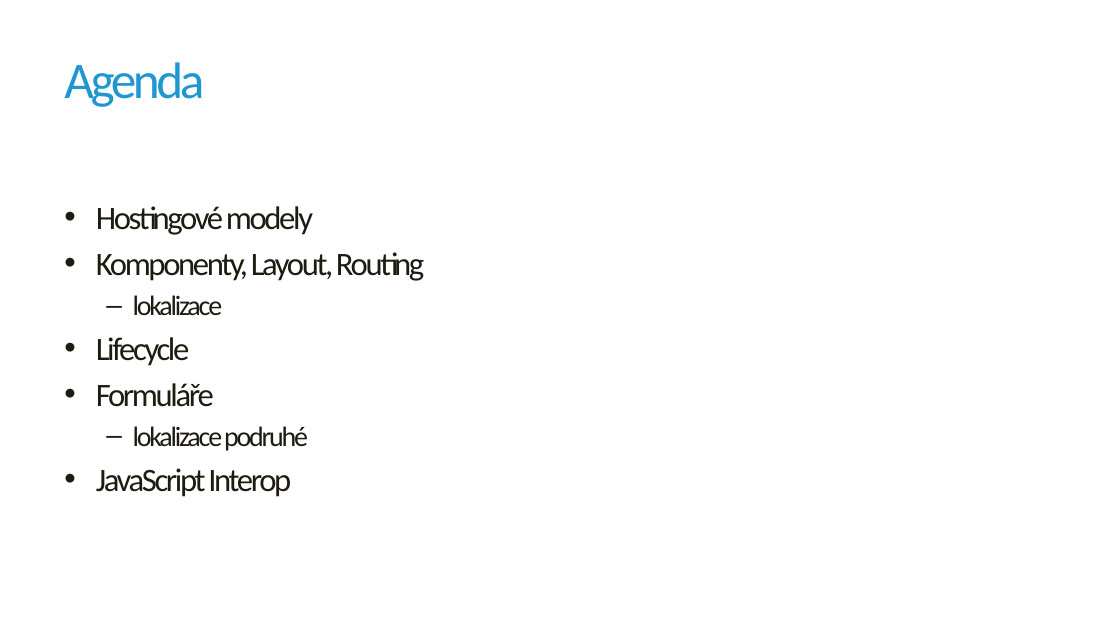
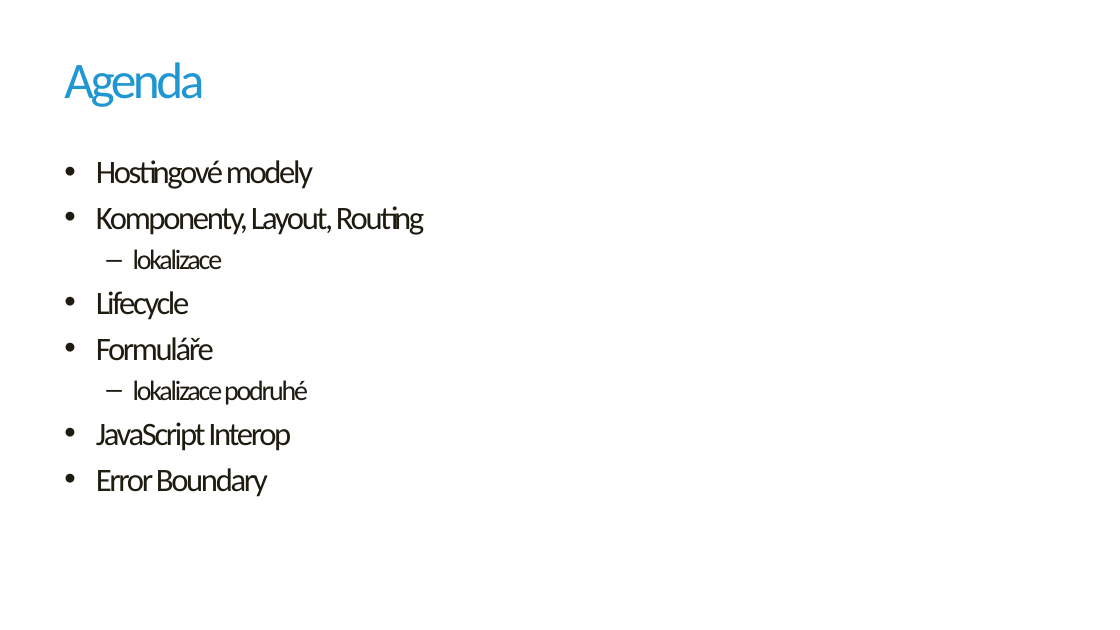
Before and after one commit to jirikanda/BlazorDemos, a slide deck: slide 2 of Presentation/2021-10-20/00 - Intro.pptx. Drawn at 1120x630 pixels with LibreOffice and Linux fonts; fonts in the diff are those of the drawing; background and template pictures are left out. Boxes give left, top, right and bottom in pixels: in the first picture for what was removed or moved away, otherwise in the second. Text is boxed around its words. In the diff, an @@ line names an element or a change of style, - is before the commit and + after.

```diff
--- a/Presentation/2021-10-20/00 - Intro.pptx
+++ b/Presentation/2021-10-20/00 - Intro.pptx
@@ text at (96,468,268,497): paragraph added @@
+• Error Boundary
```
Also in this commit, not shown: 1 other slide changed, 2 other files.
